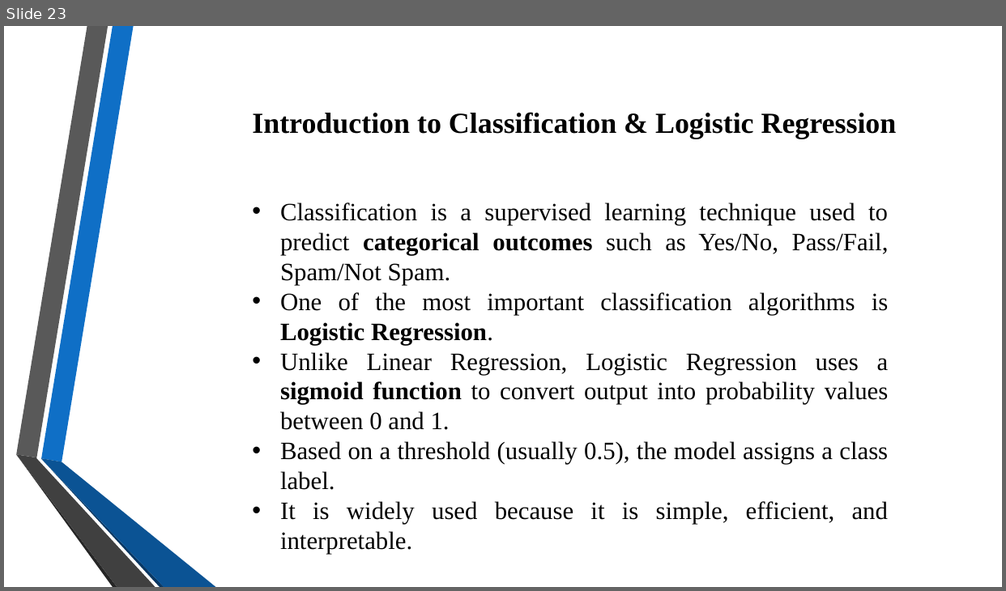
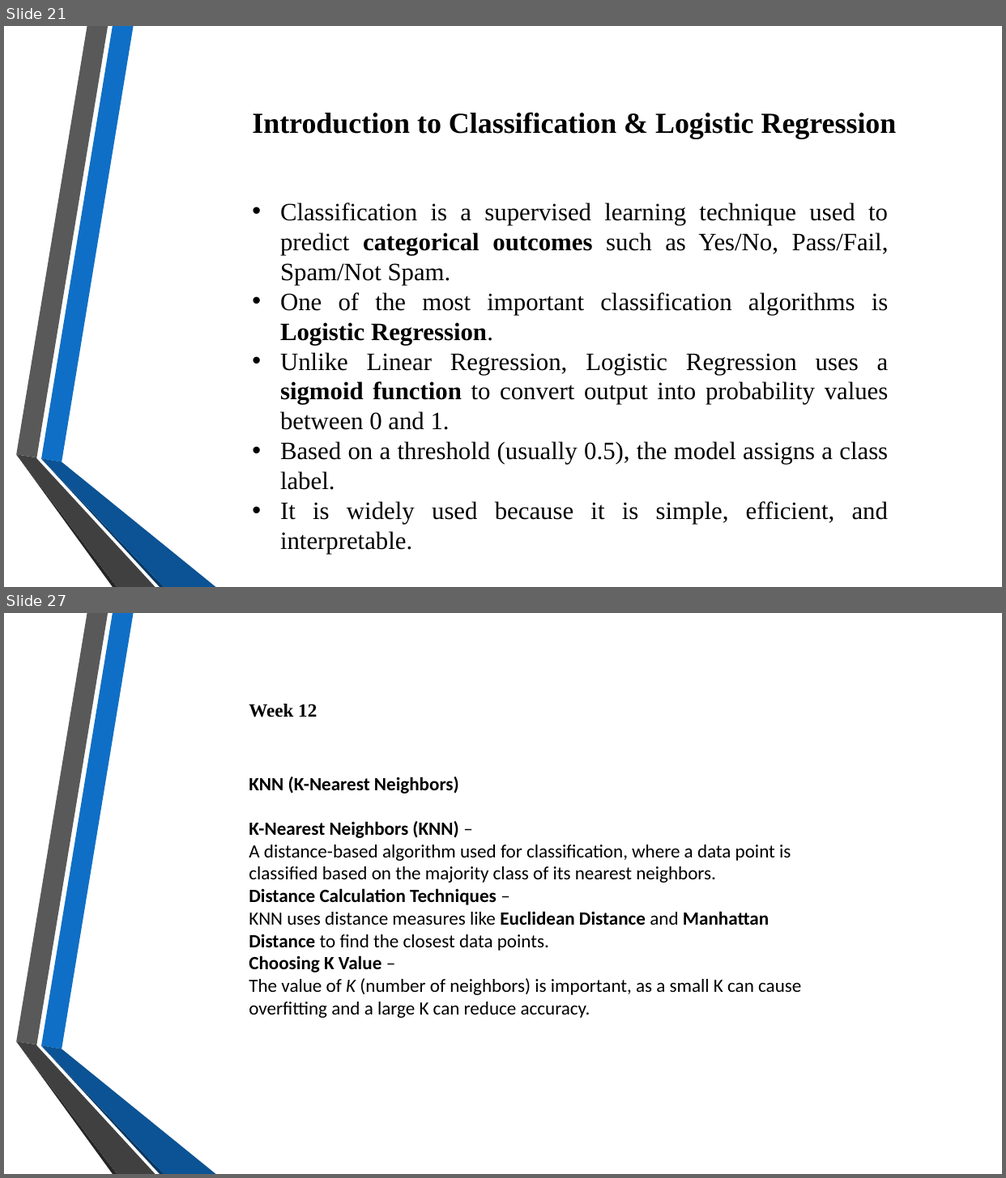
Before and after one commit to VaishnaviJadhav350/intern, a slide deck: Presentation 1 to 8.pptx. Shown one above the other, each under a label of ours: slide 23 before the commit, slides 21 and 27 after it; the slides between them are not shown. The pictures are 1006x591 and 1006x1178 pixels, drawn with LibreOffice and Linux fonts; fonts in the diff are those of the drawing; background and template pictures are left out. Boxes give left, top, right and bottom in pixels: in the first picture for what was removed or moved away, otherwise in the second. Text is boxed around its words. In the diff, an @@ line names an element or a change of style, - is before the commit and + after.

```diff
--- a/Presentation 1 to 8.pptx
+++ b/Presentation 1 to 8.pptx
@@ slide 27 added at [4, 613, 1002, 1174], background picture (left out); not listed: 6 template elements that a slide beside it also shows @@
@@ text added at [249, 704, 317, 717], 18 pt, text #000000, bold @@
+Week 12
@@ text added at [249, 777, 801, 1018], 18 pt, text #000000 @@
+KNN (K-Nearest Neighbors)
+K-Nearest Neighbors (KNN) –
+A distance-based algorithm used for classification, where a data point is classified based on the majority class of its nearest neighbors.
+Distance Calculation Techniques –
+KNN uses distance measures like Euclidean Distance and Manhattan Distance to find the closest data points.
+Choosing K Value –
+The value of K (number of neighbors) is important, as a small K can cause overfitting and a large K can reduce accuracy.
@@ what was slide 23 is now slide 21 @@
```
Also in this commit, not shown: 2 slides changed, 12 other slides added, 6 slides removed, 6 other files.
